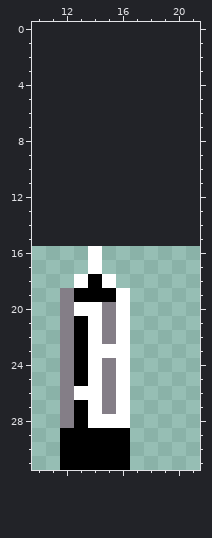
Two versions of one pixel-art file, assets/pencil.aseprite. That is the earlier state.
16x16 pixels, 1 frame. Shown: x 10..21, y 0..31. The old version is drawn lined up with the new one, on the new canvas.
And afterwards:
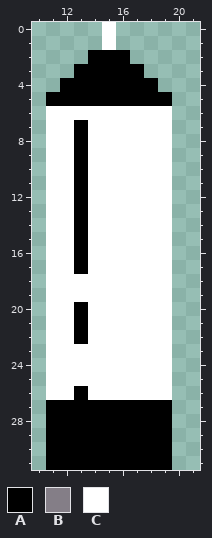
Palette (. is transparent): A #000000  B #847e87  C #ffffff
Changes in this commit:
canvas 16x16 -> 32x32, the old top-left corner now at 7,16
There is now colour A in row 2 at x 14 to 16; in row 3 at x 13 to 17; in row 4 at x 12 to 18; in row 5 at x 11 to 19; in rows 7 to 17 at x 13; in rows 27 to 31 at x 11 and 17 to 19.
The edit turns colour B into colour A in row 27 at x 12 and 15; in row 28 at x 12.
The edit turns colour C into colour A in row 20 at x 13; in row 26 at x 13; in row 27 at x 14 and 16; in row 28 at x 14 to 16.
There is now colour C in rows 0 to 1 at x 15; in row 6 at x 11 to 19; in rows 7 to 15 at x 11 to 12 and 14 to 19; in rows 16 to 17 at x 11 to 12 and 15 to 19; in row 18 at x 11 to 12 and 16 to 19; in rows 19 to 26 at x 11 and 17 to 19.
The edit turns colour A into colour C in row 18 at x 14; in row 19 at x 13 to 15; in rows 23 to 25 at x 13.
The edit turns colour B into colour C in row 19 at x 12; in rows 20 to 22 at x 12 and 15; in row 23 at x 12; in rows 24 to 26 at x 12 and 15.
